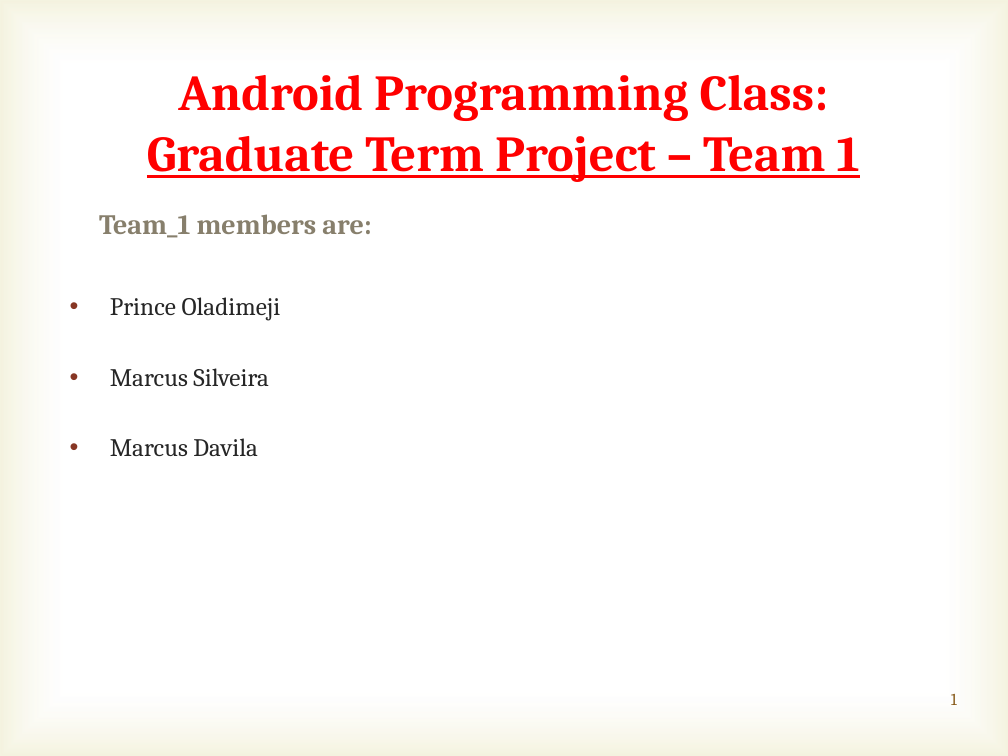
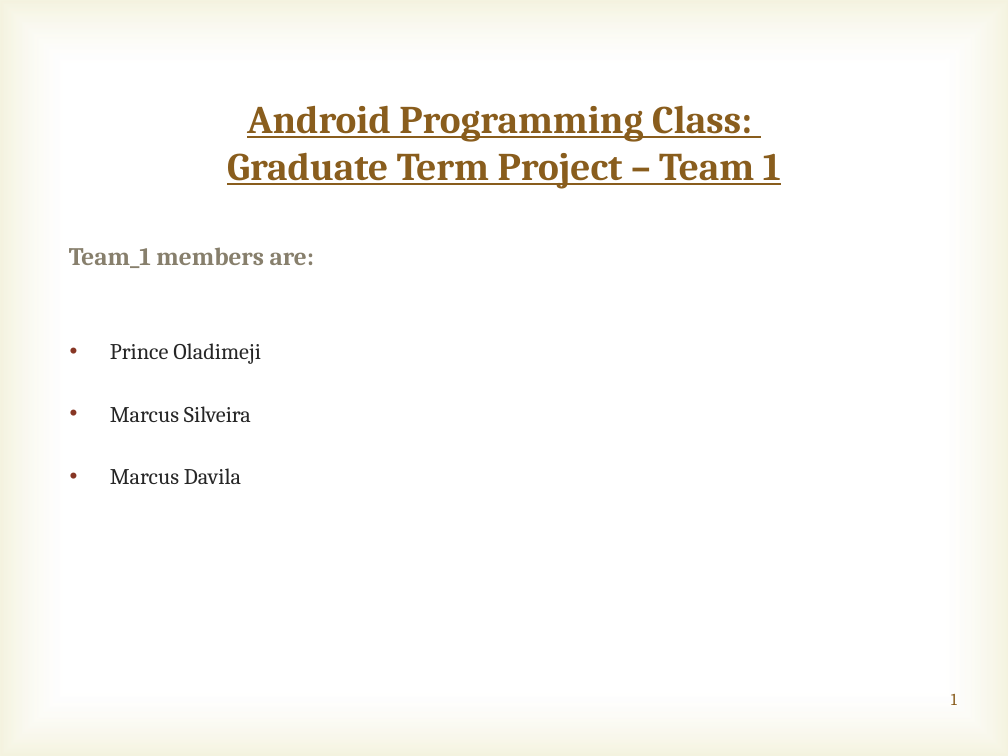
Before and after one commit to marcusvsilveira/lehman-android, a slide deck: slide 1 of Initial_presentation/Initial presentation.pptx. Drawn at 1008x756 pixels with LibreOffice and Linux fonts; fonts in the diff are those of the drawing; background and template pictures are left out. Boxes give left, top, right and bottom in pixels: in the first picture for what was removed or moved away, otherwise in the second. Text is boxed around its words. In the diff, an @@ line names an element or a change of style, - is before the commit and + after.

```diff
--- a/Initial_presentation/Initial presentation.pptx
+++ b/Initial_presentation/Initial presentation.pptx
@@ text at <box>227,105,781,189</box>: text changed; size 36 to 28 pt; text colour #FF0000 to #895D1D @@
-Android Programming Class:
-Graduate Term Project – Team 1
+Android Programming Class:
+Graduate Term Project – Team 1
@@ text "Prince Oladimeji" at <box>110,343,261,484</box>: size 18 to 16 pt @@
@@ text "Team_1 members are:": place and size @@
-text "Team_1 members are:" at <box>99,214,371,238</box>
+text "Team_1 members are:" at <box>69,247,314,268</box>
@@ text "Team_1 members are:" at <box>69,247,314,268</box>: size 20 to 18 pt; alignment centre to left @@
```
Also in this commit, not shown: 5 other slides changed, 7 slides added.
